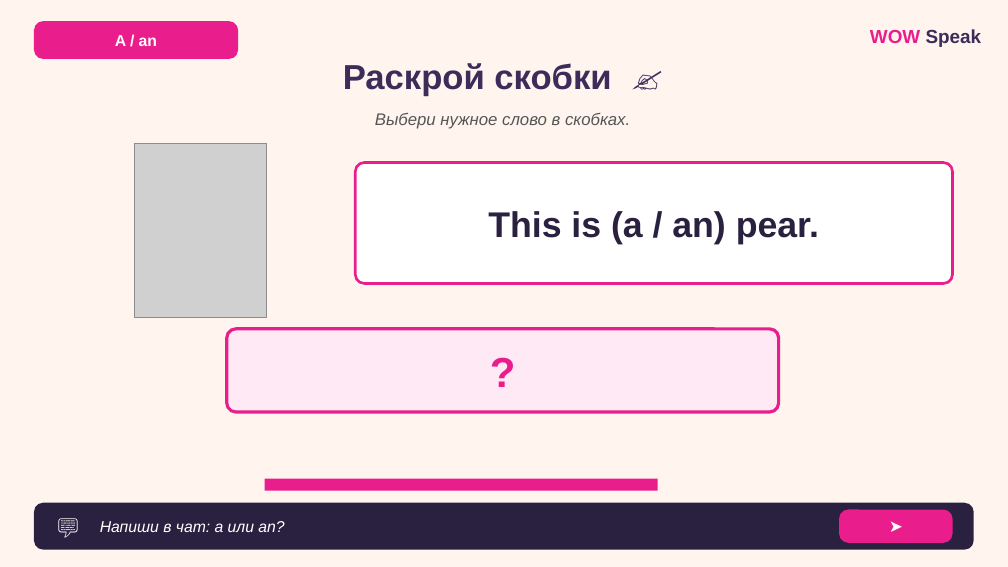
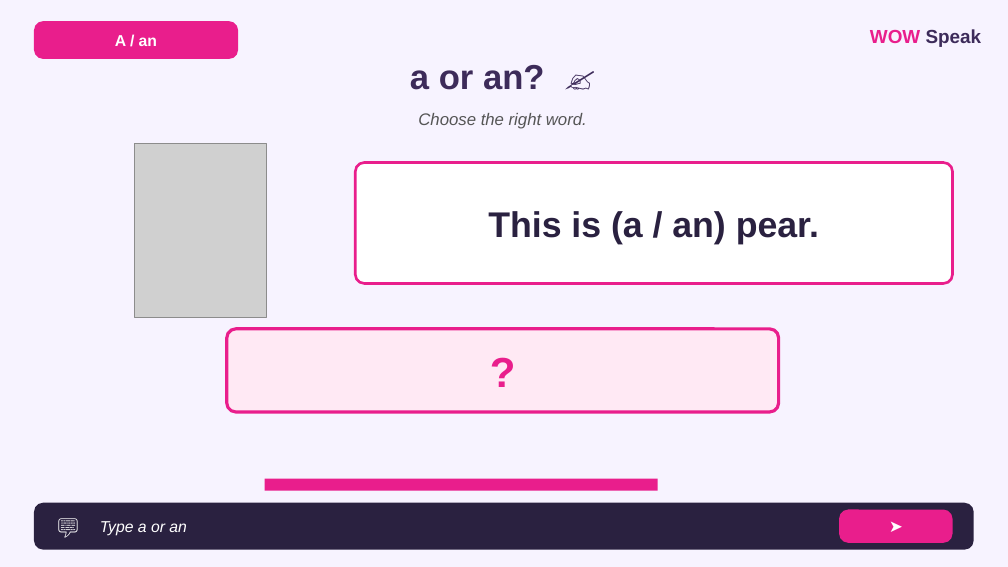
Before and after one commit to wowspeakschool-lang/classroom, a slide deck: slide 13 of vebinary/03.12_A-an/7-9/WOW_Speak_A_An_Food_7-9_LESSON.pptx (slide 12 before the commit). Drawn at 1008x567 pixels with LibreOffice and Linux fonts; fonts in the diff are those of the drawing; grey boxes stand for pictures. Boxes give left, top, right and bottom in pixels: in the first picture for what was removed or moved away, otherwise in the second. Text is boxed around its words. In the diff, an @@ line names an element or a change of style, - is before the commit and + after.

```diff
--- a/vebinary/03.12_A-an/7-9/WOW_Speak_A_An_Food_7-9_LESSON.pptx
+++ b/vebinary/03.12_A-an/7-9/WOW_Speak_A_An_Food_7-9_LESSON.pptx
@@ background #FFF5EE to #F7F3FF @@
@@ text at bbox=[410, 65, 545, 90]: text changed @@
-Раскрой скобки ✍️
+a or an? ✍️
@@ text at bbox=[418, 113, 587, 129]: text changed @@
-Выбери нужное слово в скобках.
+Choose the right word.
@@ text at bbox=[100, 521, 187, 536]: text changed @@
-Напиши в чат: a или an?
+Type a or an
```
Also in this commit, not shown: 19 other slides changed, 4 slides added, 3 slides removed, 9 other files.
